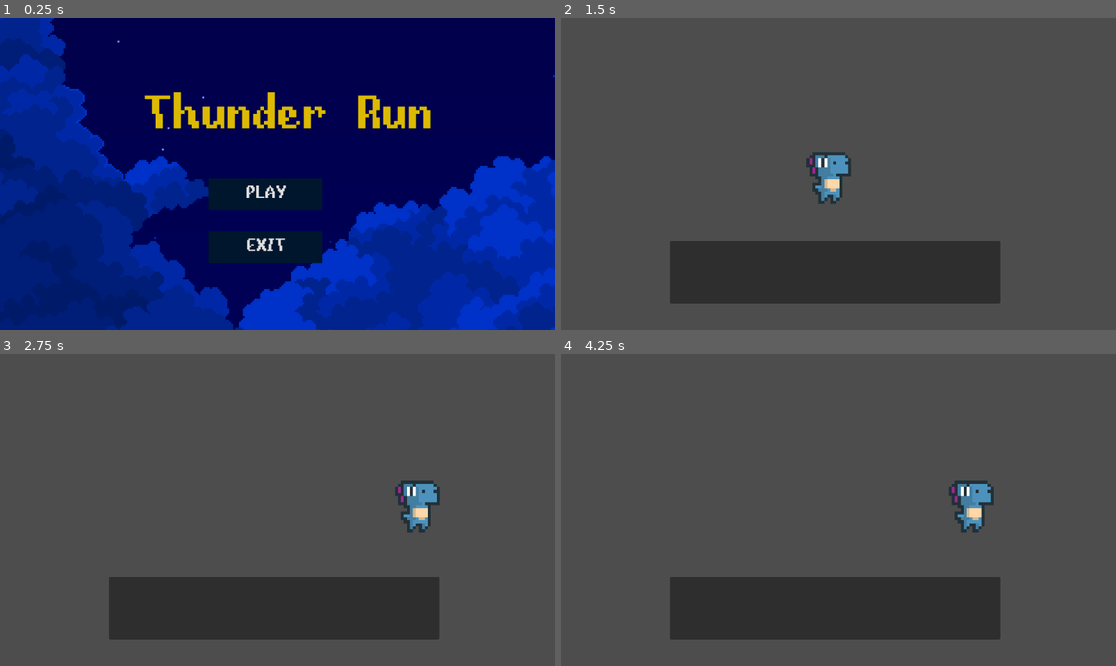
Above: before the commit, frames 1-4 (two rows, left to right).
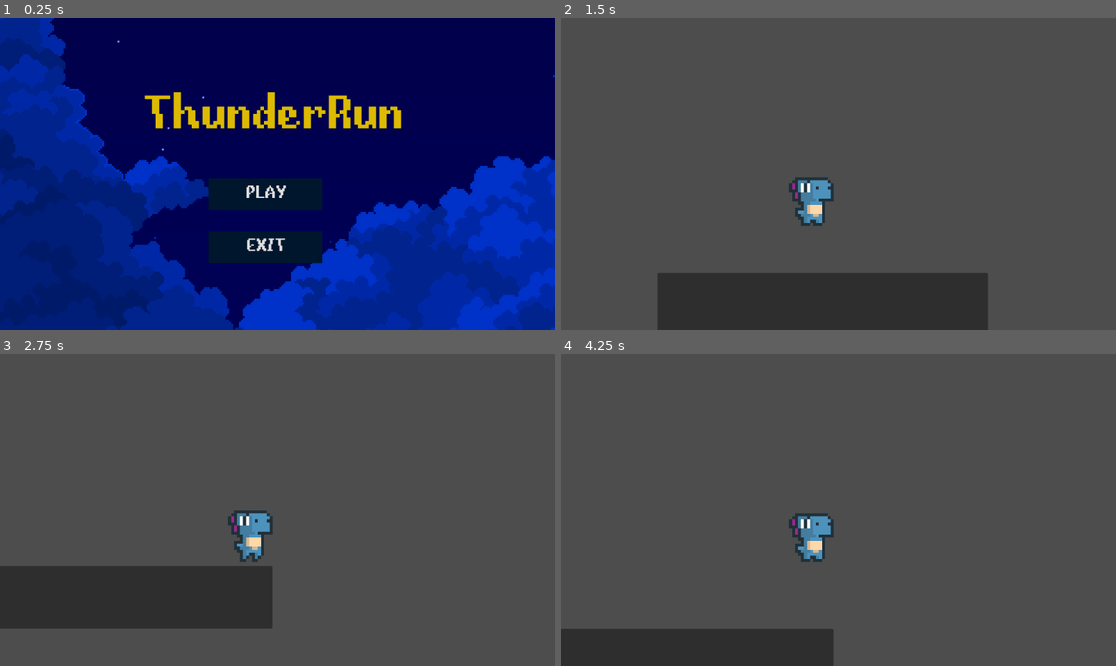
Above: after the commit, the same moments.

Repository: alvinagauhar/2D-Platformer-Game
Game: Godot game, scene res://main_menu.tscn
Two runs of this game, one before a commit and one after it. Both use one fixed random seed, a clock stepped at 60 frames per second and the inputs below.
Inputs:
- Up to frame 1 (0.25 s): no input
- Up to frame 2 (1.5 s): click "PLAY" at 0.5 s; tap Enter (ui_accept) at 1.25 s; hold Right (ui_right) from 1.28 s (still down)
- Up to frame 3 (2.75 s): keep holding Right (ui_right); tap Enter (ui_accept) at 1.52, 2.27 s
- Up to frame 4 (4.25 s): release Right (ui_right) at 2.78 s; hold Left (ui_left) 2.78-3.53 s; hold Right (ui_right) from 3.53 s (still down); tap Enter (ui_accept) at 3.77 s

The runs differ from the first frame. In frame 1, 1.1% of the frame differs, in the area x 59-78%, y 24-36%; in frame 2, 13%; in frame 3, 14%; in frame 4, 18%, in the area x 0-80%, y 40-100%.

Commit message:
Add Player movement, Idle animation, Obstacle Collisions
- Added basic player movement (move and jump)
- Implemented Idle animation
- Added obstacle and implemented obstacle collision

Diff:
--- a/game_world.tscn
+++ b/game_world.tscn
@@ -1,6 +1,7 @@
-[gd_scene load_steps=5 format=3 uid="uid://bdy3wrmsw8dgm"]
+[gd_scene load_steps=6 format=3 uid="uid://bdy3wrmsw8dgm"]
 
 [ext_resource type="PackedScene" uid="uid://c15rtwan08wxf" path="res://player.tscn" id="1_hly68"]
+[ext_resource type="PackedScene" uid="uid://bbelfisdm4g43" path="res://obstacle.tscn" id="2_bvgre"]
 
 [sub_resource type="RectangleShape2D" id="RectangleShape2D_bvgre"]
 size = Vector2(700.5, 138.5)
@@ -37,3 +38,6 @@
 
 [node name="CharacterBody2D" parent="." instance=ExtResource("1_hly68")]
 position = Vector2(498, 404)
+
+[node name="Obstacle" parent="." instance=ExtResource("2_bvgre")]
+position = Vector2(606, 427)
--- a/main_menu.tscn
+++ b/main_menu.tscn
@@ -51,7 +51,7 @@
 theme_override_colors/font_shadow_color = Color(0, 0.0862745, 0.176471, 1)
 theme_override_fonts/font = ExtResource("2_fu7sn")
 theme_override_font_sizes/font_size = 120
-text = "Thunder Run
+text = "ThunderRun
 "
 
 [node name="TextureRect" type="TextureRect" parent="."]
--- /dev/null
+++ b/obstacle.gd
@@ -0,0 +1,16 @@
+extends Node2D
+
+
+# Called when the node enters the scene tree for the first time.
+func _ready() -> void:
+	pass # Replace with function body.
+
+
+# Called every frame. 'delta' is the elapsed time since the previous frame.
+func _process(delta: float) -> void:
+	pass
+
+
+func _on_area_2d_body_entered(body: Node2D) -> void:
+	if body.name=="Dinosaur":
+		print("Ouch")
--- /dev/null
+++ b/obstacle.tscn
@@ -0,0 +1,28 @@
+[gd_scene load_steps=4 format=3 uid="uid://bbelfisdm4g43"]
+
+[ext_resource type="Script" uid="uid://cfq2bsc8iogh6" path="res://obstacle.gd" id="1_sl1jc"]
+
+[sub_resource type="RectangleShape2D" id="RectangleShape2D_qcbvg"]
+size = Vector2(108, 75)
+
+[sub_resource type="RectangleShape2D" id="RectangleShape2D_aubd6"]
+size = Vector2(112, 79)
+
+[node name="Obstacle" type="Node2D"]
+script = ExtResource("1_sl1jc")
+
+[node name="StaticBody2D" type="StaticBody2D" parent="."]
+
+[node name="CollisionShape2D" type="CollisionShape2D" parent="StaticBody2D"]
+position = Vector2(1, 4)
+shape = SubResource("RectangleShape2D_qcbvg")
+
+[node name="Area2D" type="Area2D" parent="StaticBody2D"]
+
+[node name="Area shape 2D" type="CollisionShape2D" parent="StaticBody2D/Area2D"]
+position = Vector2(1, 4.5)
+shape = SubResource("RectangleShape2D_aubd6")
+
+[node name="Sprite2D" type="Sprite2D" parent="."]
+
+[connection signal="body_entered" from="StaticBody2D/Area2D" to="." method="_on_area_2d_body_entered"]
--- a/player.gd
+++ b/player.gd
@@ -2,24 +2,26 @@
 
 
 const SPEED = 300.0
-const JUMP_VELOCITY = -400.0
+const JUMP_VELOCITY = -500.0
 
+@onready var dino_player = $AnimatedSprite2D
+
+func _ready():
+	dino_player.play("Idle")
 
 func _physics_process(delta: float) -> void:
-	# Add the gravity.
+
 	if not is_on_floor():
 		velocity += get_gravity() * delta
 
-	# Handle jump.
+
 	if Input.is_action_just_pressed("ui_accept") and is_on_floor():
 		velocity.y = JUMP_VELOCITY
 
-	# Get the input direction and handle the movement/deceleration.
-	# As good practice, you should replace UI actions with custom gameplay actions.
+
 	var direction := Input.get_axis("ui_left", "ui_right")
 	if direction:
 		velocity.x = direction * SPEED
-
 	else:
 		velocity.x = move_toward(velocity.x, 0, SPEED)
 
--- a/player.tscn
+++ b/player.tscn
@@ -38,18 +38,6 @@
 [sub_resource type="AtlasTexture" id="AtlasTexture_nvl01"]
 atlas = ExtResource("2_i3pqv")
 region = Rect2(48, 0, 24, 24)
-
-[sub_resource type="AtlasTexture" id="AtlasTexture_ivps1"]
-atlas = ExtResource("2_i3pqv")
-region = Rect2(72, 0, 24, 24)
-
-[sub_resource type="AtlasTexture" id="AtlasTexture_urp6f"]
-atlas = ExtResource("2_i3pqv")
-region = Rect2(96, 0, 24, 24)
-
-[sub_resource type="AtlasTexture" id="AtlasTexture_bwjto"]
-atlas = ExtResource("2_i3pqv")
-region = Rect2(120, 0, 24, 24)
 
 [sub_resource type="AtlasTexture" id="AtlasTexture_606se"]
 atlas = ExtResource("2_i3pqv")
@@ -111,19 +99,10 @@
 }, {
 "duration": 1.0,
 "texture": SubResource("AtlasTexture_nvl01")
-}, {
-"duration": 1.0,
-"texture": SubResource("AtlasTexture_ivps1")
-}, {
-"duration": 1.0,
-"texture": SubResource("AtlasTexture_urp6f")
-}, {
-"duration": 1.0,
-"texture": SubResource("AtlasTexture_bwjto")
 }],
 "loop": true,
 "name": &"Idle",
-"speed": 5.0
+"speed": 3.0
 }, {
 "frames": [{
 "duration": 1.0,
@@ -149,7 +128,7 @@
 "speed": 5.0
 }]
 
-[node name="CharacterBody2D" type="CharacterBody2D"]
+[node name="Dinosaur" type="CharacterBody2D"]
 script = ExtResource("1_onrkg")
 
 [node name="CollisionShape2D" type="CollisionShape2D" parent="."]
@@ -160,4 +139,7 @@
 position = Vector2(1, 9)
 scale = Vector2(6.20833, 6.3125)
 sprite_frames = SubResource("SpriteFrames_4flbx")
-animation = &"Idle"
+animation = &"Move"
+
+[node name="Camera2D" type="Camera2D" parent="."]
+position = Vector2(54, -42)
--- a/project.godot
+++ b/project.godot
@@ -10,7 +10,7 @@
 
 [application]
 
-config/name="Game jam project"
+config/name="Thunder Run"
 run/main_scene="res://main_menu.tscn"
 config/features=PackedStringArray("4.4", "Mobile")
 
Not shown, added: obstacle.gd.uid
Not shown, changed: player.gd.uid
Not shown: 1 places in player.tscn that only renumber resources
